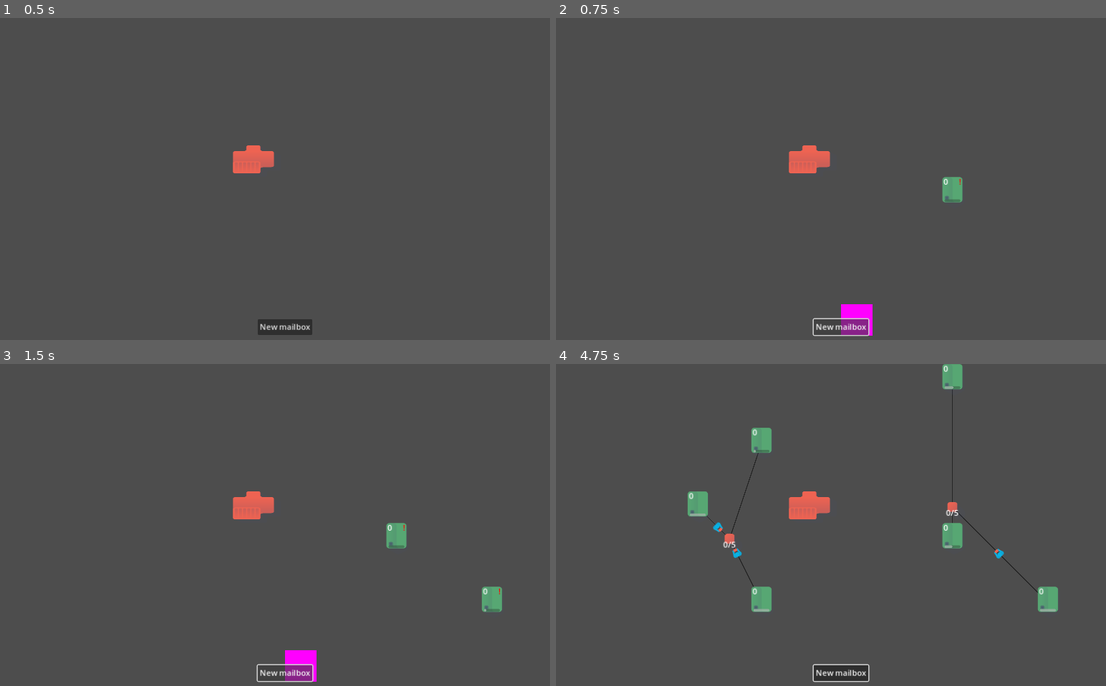
Above: before the commit, frames 1-4 (two rows, left to right).
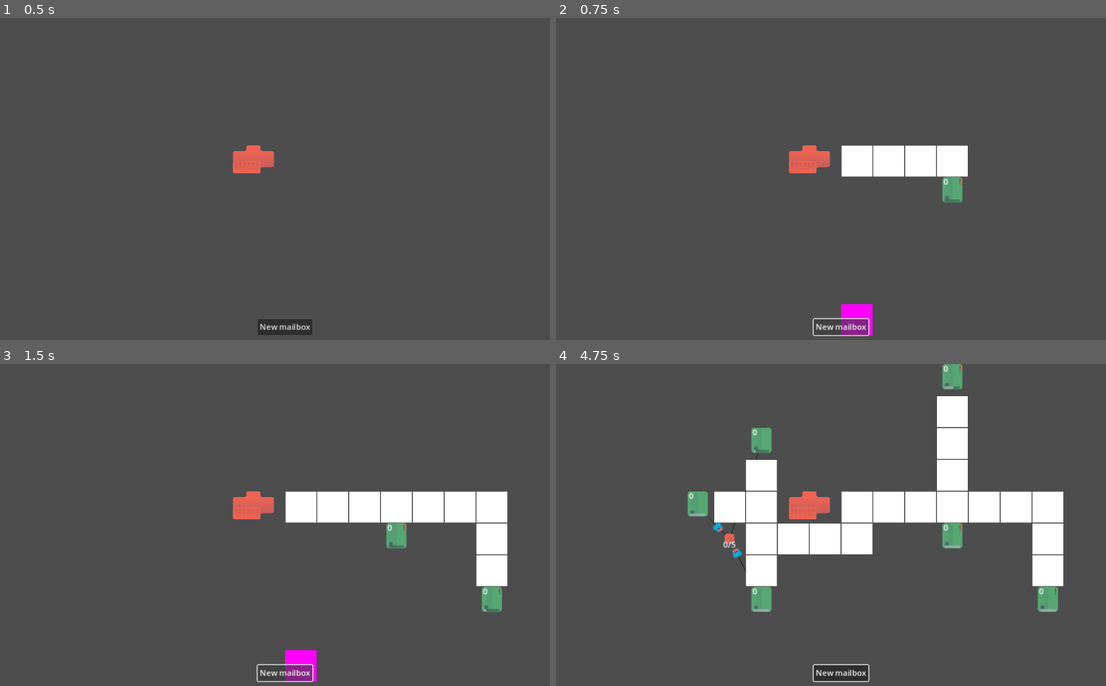
Above: after the commit, the same moments.

Repository: bakkelim/project-postal
Game: Godot game, scene res://scenes/main/main.tscn
Two runs of this game, one before a commit and one after it. Both use one fixed random seed, a clock stepped at 60 frames per second and the inputs below. The engine's default icon, where the game draws it, is replaced by a stand-in: a white triangle on a blue panel in a dark square.
Inputs (mouse positions are in pixels of both pictures, inside the frame that each line leads up to):
- Up to frame 1 (0.5 s): no input
- Up to frame 2 (0.75 s): click "New mailbox" at 0.5 s
- Up to frame 3 (1.5 s): click "New mailbox" at 1.25 s
- Up to frame 4 (4.75 s): click "New mailbox" at 2 s; tap Enter at 2.75 s; move the mouse to (968, 508) at 2.77 s; press the mouse at (968, 508) at 2.78 s; move the mouse to (726, 541) at 3.52 s; release the mouse at (726, 541) at 3.53 s; click (726, 541) at 3.6 s; move the mouse to (897, 454) at 4.27 s; press the mouse at (897, 454) at 4.28 s

Frame 1 is identical in both runs. In frame 2, 2.2% of the frame differs, in the area x 51-75%, y 39-50%; in frame 3, 5.0%; in frame 4, 11%, in the area x 28-93%, y 0-72%.

Commit message:
feat: create roads

Diff:
--- /dev/null
+++ b/assets/road_tile_set.tres
@@ -0,0 +1,12 @@
+[gd_resource type="TileSet" load_steps=3 format=3 uid="uid://7uosl83yl72i"]
+
+[ext_resource type="Texture2D" uid="uid://cnilbl7lk0ie" path="res://assets/highlight_tile.png" id="1_bvj1e"]
+
+[sub_resource type="TileSetAtlasSource" id="TileSetAtlasSource_hd11q"]
+texture = ExtResource("1_bvj1e")
+texture_region_size = Vector2i(64, 64)
+0:0/0 = 0
+
+[resource]
+tile_size = Vector2i(64, 64)
+sources/0 = SubResource("TileSetAtlasSource_hd11q")
--- a/scenes/main/main.gd
+++ b/scenes/main/main.gd
@@ -5,4 +5,5 @@
 
 
 func _ready() -> void:
-	print(road_manager.get_path_between(Vector2i(0, 0), Vector2i(0, 4)))
+	pass
+	#print(road_manager.get_path_between(Vector2i(5, 2), Vector2i(14, 2)))
--- a/scenes/main/main.tscn
+++ b/scenes/main/main.tscn
@@ -7,12 +7,13 @@
 [ext_resource type="PackedScene" uid="uid://cd3x4amq05w5g" path="res://scenes/managers/building_manager/building_manager.tscn" id="3_bdker"]
 [ext_resource type="PackedScene" uid="uid://cu320w4niwr7l" path="res://scenes/managers/spawn_manager/spawn_manager.tscn" id="4_kmrci"]
 [ext_resource type="PackedScene" uid="uid://dt5hy6ytg3lh" path="res://scenes/managers/road_manager/road_manager.tscn" id="5_1pmqi"]
+[ext_resource type="TileSet" uid="uid://7uosl83yl72i" path="res://assets/road_tile_set.tres" id="7_o5dxc"]
 
 [node name="Main" type="Node"]
 script = ExtResource("1_kf64e")
 
 [node name="GridManager" parent="." node_paths=PackedStringArray("highlight_tile_map_layer", "road_manager") instance=ExtResource("2_n2yw8")]
-highlight_tile_map_layer = NodePath("../TileMapLayer")
+highlight_tile_map_layer = NodePath("../RoadTileMapLayer")
 road_manager = NodePath("../RoadManager")
 
 [node name="BuildingManager" parent="." node_paths=PackedStringArray("build_ui", "grid_manager", "mailbox_root", "house_root") instance=ExtResource("3_bdker")]
@@ -21,17 +22,23 @@
 mailbox_root = NodePath("../Mailboxes")
 house_root = NodePath("../Houses")
 
-[node name="SpawnManager" parent="." node_paths=PackedStringArray("house_root", "grid_manager") instance=ExtResource("4_kmrci")]
+[node name="SpawnManager" parent="." node_paths=PackedStringArray("house_root", "grid_manager", "road_manager") instance=ExtResource("4_kmrci")]
 min_spawn_time = 0.4
 max_spawn_time = 1.0
 house_root = NodePath("../Houses")
 grid_manager = NodePath("../GridManager")
+max_num_of_houses = 30
+road_manager = NodePath("../RoadManager")
 
-[node name="RoadManager" parent="." instance=ExtResource("5_1pmqi")]
+[node name="RoadManager" parent="." node_paths=PackedStringArray("grid_manager", "road_tile_map_layer", "post_office") instance=ExtResource("5_1pmqi")]
+grid_manager = NodePath("../GridManager")
+road_tile_map_layer = NodePath("../RoadTileMapLayer")
+post_office = NodePath("../PostOffice")
 
 [node name="BuildUI" parent="." instance=ExtResource("1_t1k2b")]
 
-[node name="TileMapLayer" type="TileMapLayer" parent="."]
+[node name="RoadTileMapLayer" type="TileMapLayer" parent="."]
+tile_set = ExtResource("7_o5dxc")
 
 [node name="PostOffice" parent="." instance=ExtResource("3_amkxi")]
 position = Vector2(448, 256)
--- a/scenes/managers/grid_manager/grid_manager.gd
+++ b/scenes/managers/grid_manager/grid_manager.gd
@@ -63,11 +63,11 @@
 
 func _set_area_as_occupied(positions: Array[Vector2i]) -> void:
 	for p in positions:
-		_set_tile_as_occupied(p)
+		set_tile_as_occupied(p)
 		road_manager.set_occupied_cell(p)
 
 
-func _set_tile_as_occupied(position: Vector2i) -> void:
+func set_tile_as_occupied(position: Vector2i) -> void:
 	occupied_tiles[position] = true
 
 
--- a/scenes/managers/road_manager/road_manager.gd
+++ b/scenes/managers/road_manager/road_manager.gd
@@ -1,5 +1,9 @@
 class_name RoadManager
 extends Node
+
+@export var grid_manager: GridManager
+@export var road_tile_map_layer: TileMapLayer
+@export var post_office: PostOffice
 
 var _astargrid: AStarGrid2D
 
@@ -25,5 +29,58 @@
 	_astargrid.set_point_solid(position, false)
 
 
-func get_path_between(from: Vector2i, to: Vector2i) -> Array[Vector2i]:
-	return _astargrid.get_id_path(from, to)
+func create_road(from: House) -> void:
+	var from_cell: Vector2i = grid_manager.position_to_grid(from.global_position)
+
+	var path := _find_shortest_path(from_cell)
+	for tile in path:
+		road_tile_map_layer.set_cell(tile, 0, Vector2i.ZERO)
+		grid_manager.set_tile_as_occupied(tile)
+
+
+func _get_path_between(from: Vector2i, to: Vector2i) -> Array[Vector2i]:
+	var etst := _astargrid.get_id_path(from, to)
+	return etst
+
+
+func _sort_by_distance_to_destination(
+	cell1: Vector2i, cell2: Vector2i, destination: Vector2i
+) -> bool:
+	var distance_to_cell1 := destination.distance_to(cell1)
+	var distance_to_cell2 := destination.distance_to(cell2)
+	return distance_to_cell1 < distance_to_cell2
+
+
+func _find_shortest_path(from_cell: Vector2i) -> Array[Vector2i]:
+	set_free_cell(from_cell)
+	var shortest_path: Array[Vector2i]
+	if road_tile_map_layer.get_used_cells().size() <= 0:
+		shortest_path = _get_path_to_post_office(from_cell)
+	else:
+		shortest_path = _get_path_to_closest_road_cell(from_cell)
+
+	shortest_path.pop_back()
+	shortest_path.pop_front()
+	set_occupied_cell(from_cell)
+	return shortest_path
+
+
+func _get_path_to_closest_road_cell(from_cell: Vector2i) -> Array[Vector2i]:
+	var road_cells := road_tile_map_layer.get_used_cells()
+	var first_road_cell: Vector2i = road_cells.pop_back()
+	var shortest_path: Array[Vector2i] = _astargrid.get_id_path(from_cell, first_road_cell)
+	for cell in road_cells:
+		var temp_path := _astargrid.get_id_path(from_cell, cell)
+		if temp_path.size() < shortest_path.size():
+			shortest_path = temp_path
+	return shortest_path
+
+
+func _get_path_to_post_office(from_cell: Vector2i) -> Array[Vector2i]:
+	var post_office_grids := post_office.get_building_cells()
+	post_office_grids.sort_custom(_sort_by_distance_to_destination.bind(from_cell))
+	var post_office_cell := post_office_grids[0]
+	set_free_cell(post_office_cell)
+	var shortest_path := _astargrid.get_id_path(from_cell, post_office_cell)
+	set_occupied_cell(post_office_cell)
+	return shortest_path
--- a/scenes/managers/spawn_manager/spawn_manager.gd
+++ b/scenes/managers/spawn_manager/spawn_manager.gd
@@ -6,6 +6,8 @@
 @export var house_root: Node
 @export var enabled: bool = true
 @export var grid_manager: GridManager
+@export var max_num_of_houses := 2
+@export var road_manager: RoadManager
 
 @onready var spawn_timer: Timer = $SpawnTimer
 
@@ -39,10 +41,15 @@
 		return
 	var instance := House.new_instance(start_tile)
 	house_root.add_child(instance)
+	_create_road(instance)
+
+
+func _create_road(from: House) -> void:
+	road_manager.create_road(from)
 
 
 func _on_spawn_timeout() -> void:
-	if house_root.get_child_count() > 10:
+	if house_root.get_child_count() >= max_num_of_houses:
 		return
 	_spawn_house_at_random_position()
 	_start_timer()
--- a/scenes/objects/post_office/post_office.gd
+++ b/scenes/objects/post_office/post_office.gd
@@ -24,6 +24,10 @@
 	var x := global_position.x + ((GameState.tile_size / 2) * _building_component.dimensions.x)
 	var y := global_position.y + ((GameState.tile_size / 2) * _building_component.dimensions.y)
 	return Vector2(x, y)
+
+
+func get_building_cells() -> Array[Vector2i]:
+	return _building_component.get_building_area()
 
 
 func _get_global_positions() -> Array[Vector2]:
Binary file added: assets/highlight_tile.png
Not shown, added: assets/highlight_tile.png.import
Not shown: 1 places in scenes/main/main.tscn that only renumber resources
